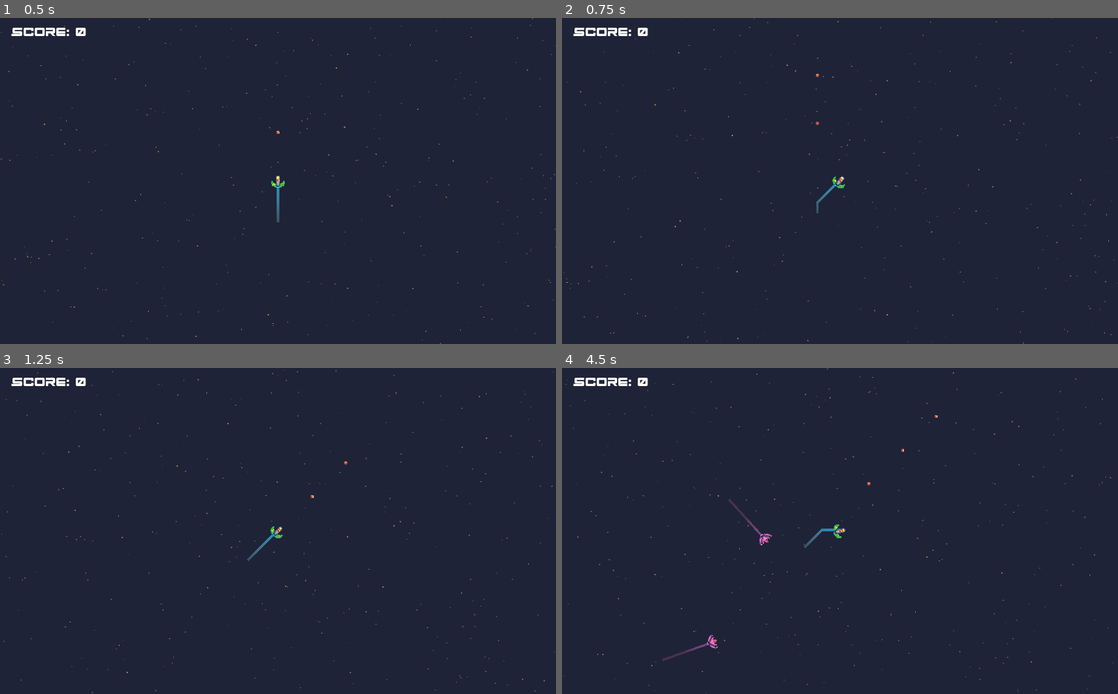
Above: before the commit, frames 1-4 (two rows, left to right).
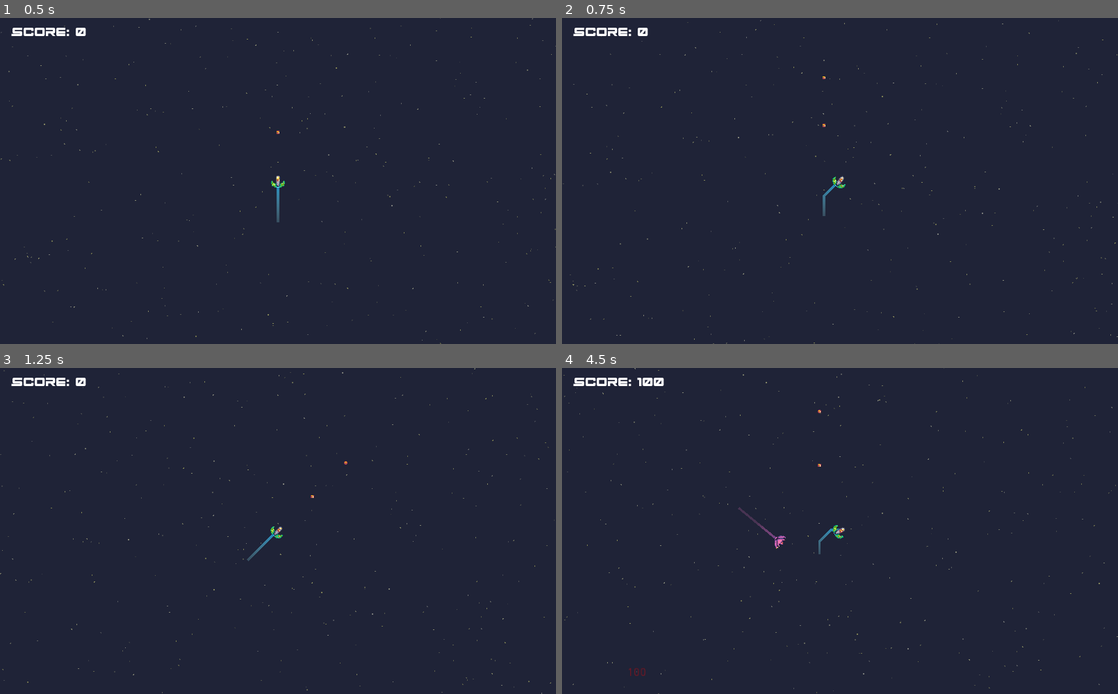
Above: after the commit, the same moments.

Repository: Nairu/GMTK-2019
Game: Godot game, scene res://Scenes/BaseLevel.tscn
The game is run twice, just before and just after one commit, with the same random seed, the same clock (stepped at 60 frames per second) and the same inputs.
Inputs:
- Up to frame 1 (0.5 s): no input
- Up to frame 2 (0.75 s): tap Enter (ui_accept) at 0.5 s; hold Enter (ui_accept) from 0.53 s (still down)
- Up to frame 3 (1.25 s): keep holding Enter (ui_accept)
- Up to frame 4 (4.5 s): release Enter (ui_accept) at 1.28 s; tap Enter (ui_accept) at 1.35, 1.52, 1.82, 2.85, 3.02, 3.32, 4.35 s; hold Enter (ui_accept) 2.03-2.78 s; hold Enter (ui_accept) 3.53-4.28 s

Frame 1 is identical in both runs. In frame 2, 0.4% of the frame differs, in the area x 0-100%, y 0-100%; in frame 3, 0.4%; in frame 4, 0.9%.

Commit message:
Added test for holding space to slow

Diff:
--- a/Scenes/BaseLevel.tscn
+++ b/Scenes/BaseLevel.tscn
@@ -1,9 +1,8 @@
-[gd_scene load_steps=5 format=2]
+[gd_scene load_steps=4 format=2]
 
 [ext_resource path="res://Scripts/BaseLevel.gd" type="Script" id=1]
 [ext_resource path="res://Objects/Player.tscn" type="PackedScene" id=2]
-[ext_resource path="res://Objects/Bullet.tscn" type="PackedScene" id=3]
-[ext_resource path="res://Objects/Starfield.tscn" type="PackedScene" id=4]
+[ext_resource path="res://Objects/Starfield.tscn" type="PackedScene" id=3]
 
 [node name="BaseNode" type="Node2D"]
 position = Vector2( 11, 2 )
@@ -11,10 +10,9 @@
 
 [node name="ShipNode" parent="." instance=ExtResource( 2 )]
 position = Vector2( 501, 298 )
-bullet = ExtResource( 3 )
 top_speed = 250.0
 
-[node name="Starfield" parent="." instance=ExtResource( 4 )]
+[node name="Starfield" parent="." instance=ExtResource( 3 )]
 position = Vector2( -680, -593 )
 star_count = 2000
 window_size = Vector2( 2000, 2000 )
--- a/Scripts/BaseLevel.gd
+++ b/Scripts/BaseLevel.gd
@@ -34,7 +34,7 @@
 	var label_instance = pop_label.instance()
 	label_instance.position = position
 	label_instance.text = str(base_points * combo)
-	Globals.score = score + base_points * combo
+	Globals.score = (Globals.score + base_points * combo)
 	combo = combo + 1
 	add_child(label_instance)
 	ui_instance.set_score(Globals.score)
--- a/Scripts/ShipNode.gd
+++ b/Scripts/ShipNode.gd
@@ -7,8 +7,11 @@
 export(bool) var was_hit = false
 
 export (float) var acceleration_straight = 10
+export (float) var acceleration_slow = -10
 export (float) var top_speed = 350
+export (float) var min_speed = 100
 export (float) var rotation_speed = 10.0
+export (float) var slow_factor = 1.1
 
 export (String, FILE, "*.tscn") var game_over_scene
 
@@ -45,14 +48,19 @@
 		# Soon we will go to the game over screen, but for now just keep it as a restart.
 		get_tree().change_scene(game_over_scene)
 
+var length = 0
 func _physics_process(delta):
 
-	if Input.is_action_just_pressed("ui_accept"):
+	if Input.is_action_just_released("ui_accept"):
 		currentDirection = (currentDirection + 45)
-		#$Sprite.rotation_degrees = currentDirection
-		#current_speed = 100
+		length = 0
+
 	if not $Sprite.rotation_degrees == currentDirection:
 		$Sprite.rotation_degrees = lerp($Sprite.rotation_degrees, (360 if currentDirection == 0 else currentDirection), delta*rotation_speed)
+
+	if Input.is_action_pressed("ui_accept"):
+		current_speed = current_speed + acceleration_slow * slow_factor
+		current_speed = max(current_speed, min_speed)
 
 	if currentDirection % 360 == 0:
 			motion = Vector2(0,-current_speed)
